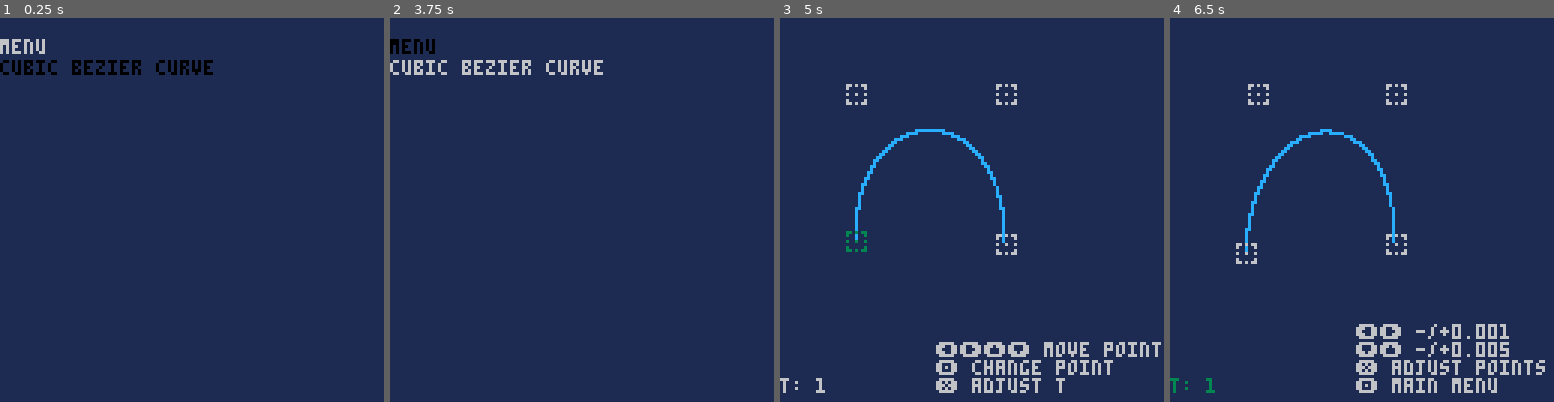
Above: before the commit, frames 1-4 (left to right).
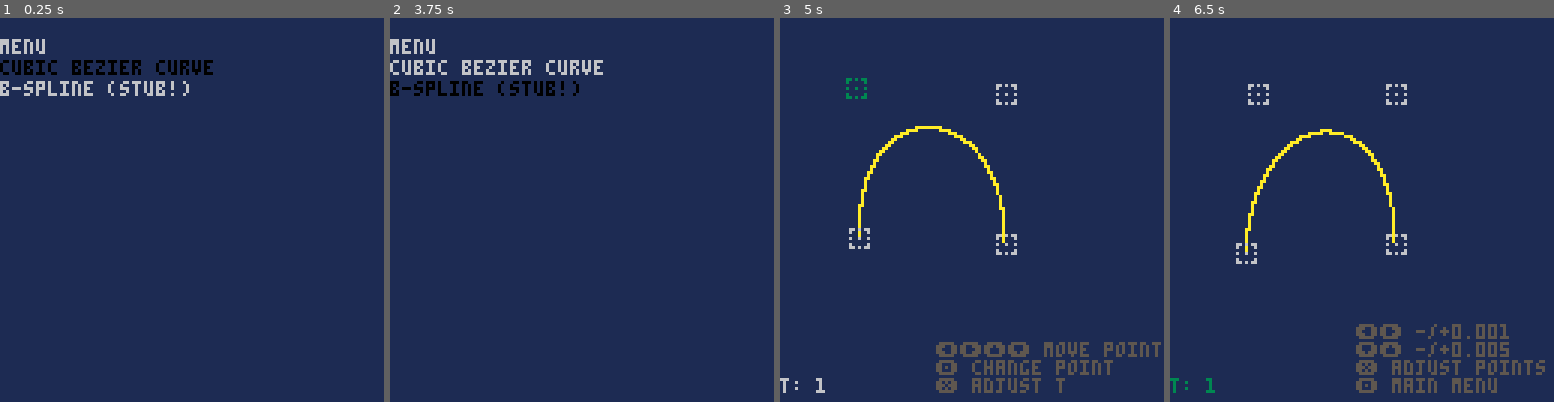
Above: after the commit, the same moments.

Repository: ajbowen249/pico-8-bezier
Game: PICO-8 cartridge bezier.p8
Two runs of this game, one before a commit and one after it. Both use one fixed random seed, a clock stepped at 60 frames per second and the inputs below.
Inputs:
- Up to frame 1 (0.25 s): no input
- Up to frame 2 (3.75 s): tap X (X key) at 0.33, 1.07, 1.85, 2.97 s; tap O (Z key) at 0.7, 1.7, 2.1, 2.5, 2.9, 3.3, 3.7 s; hold Right 1.6-2.1 s; hold Up 2.15-2.42 s; hold Right 2.47-3.03 s; hold Left 3.08-3.58 s; hold Down from 3.63 s (still down)
- Up to frame 3 (5 s): release Down at 3.97 s; hold Right 4.02-4.68 s; tap X (X key) at 4.08 s; tap O (Z key) at 4.1, 4.5, 4.9 s; hold Up from 4.73 s (still down)
- Up to frame 4 (6.5 s): release Up at 5.03 s; hold Left 5.08-5.68 s; tap X (X key) at 5.2, 6.32 s; tap O (Z key) at 5.3, 5.7, 6.1 s; hold Down 5.73-6.03 s; hold Right from 6.08 s (still down)

The runs differ from the first frame. In frame 1, 0.7% of the frame differs, in the area x 0-50%, y 16-21%; in frame 2, 1.0%; in frame 3, 3.8%, in the area x 17-100%, y 15-98%; in frame 4, 3.6%.

Commit message:
init b-spline demo from copy of bezier curve demo

Diff:
--- a/bezier.p8
+++ b/bezier.p8
@@ -117,12 +117,12 @@
   }
 end
 
-function draw_t_panel(t_val, active)
+function cbds_draw_t_panel(t_val, active)
   local col = active and 3 or 6
   print("t: " .. t_val, 0, 120, col)
 end
 
-function draw_help(cur_mode)
+function cbds_draw_help(cur_mode)
   if cur_mode == 0 then
     print("⬅️➡️⬆️⬇️ move point", 52, 108, 6)
     print("🅾️ change point", 52, 114, 6)
@@ -139,9 +139,9 @@
   rectfill(0, 0, 127, 127, 1)
   local curve = calc_cub_bezier(cbds.bez, cbds.set_increment_value, cbds.set_t_value)
 
-  draw_t_panel(cbds.set_t_value, cbds.mode == 1)
-
-  draw_help(cbds.mode)
+  cbds_draw_t_panel(cbds.set_t_value, cbds.mode == 1)
+
+  cbds_draw_help(cbds.mode)
 
   draw_points(curve.points, 12)
   draw_control_points(cbds.bez, cbds.mode == 0 and cbds.selected_control_point or 5)
@@ -213,6 +213,121 @@
 end
 
 -->8
+-- b-spline demo
+bsds = {} -- b-spline demo state
+
+function init_b_spline_demo()
+  bsds = {
+    bez = cub_bezier(
+      point(25, 75),
+      point(25, 25),
+      point(75, 25),
+      point(75, 75)
+    ),
+    set_increment_value = 0.001,
+    selected_control_point = 0,
+    t_adjust_incr = 0.01,
+    set_t_value = 1,
+    mode = 0,
+  }
+end
+
+function bsds_draw_t_panel(t_val, active)
+  local col = active and 3 or 6
+  print("t: " .. t_val, 0, 120, col)
+end
+
+function bsds_draw_help(cur_mode)
+  if cur_mode == 0 then
+    print("⬅️➡️⬆️⬇️ move point", 52, 108, 5)
+    print("🅾️ change point", 52, 114, 5)
+    print("❎ adjust t", 52, 120, 5)
+  elseif cur_mode == 1 then
+    print("⬅️➡️ -/+" .. bsds.set_increment_value, 62, 102, 5)
+    print("⬇️⬆️ -/+" .. bsds.set_increment_value * 5, 62, 108, 5)
+    print("❎ adjust points", 62, 114, 5)
+    print("🅾️ main menu", 62, 120, 5)
+  end
+end
+
+function draw_b_spline_demo()
+  rectfill(0, 0, 127, 127, 1)
+  local curve = calc_cub_bezier(bsds.bez, bsds.set_increment_value, bsds.set_t_value)
+
+  bsds_draw_t_panel(bsds.set_t_value, bsds.mode == 1)
+
+  bsds_draw_help(bsds.mode)
+
+  draw_points(curve.points, 10)
+  draw_control_points(bsds.bez, bsds.mode == 0 and bsds.selected_control_point or 5)
+end
+
+function update_b_spline_demo()
+  if btnp(5) then
+    bsds.mode = (bsds.mode + 1) % 2
+  end
+
+  if bsds.mode == 0 then
+      if btnp(4) then
+        bsds.selected_control_point = (bsds.selected_control_point + 1) % 4
+      end
+
+      local mincr = 0.5
+
+      local points = {
+        bsds.bez.p0,
+        bsds.bez.p1,
+        bsds.bez.p2,
+        bsds.bez.p3,
+      }
+
+      local point = points[bsds.selected_control_point + 1]
+
+      if btn(0) then
+        point.x -= mincr
+      end
+
+      if btn(1) then
+        point.x += mincr
+      end
+
+      if btn(2) then
+        point.y -= mincr
+      end
+
+      if btn(3) then
+        point.y += mincr
+      end
+    elseif bsds.mode == 1 then
+        if btn(0) then
+          bsds.set_t_value -= bsds.t_adjust_incr
+        end
+
+        if btn(1) then
+          bsds.set_t_value += bsds.t_adjust_incr
+        end
+
+        if btn(3) then
+          bsds.set_t_value -= bsds.t_adjust_incr * 5
+        end
+
+        if btn(2) then
+          bsds.set_t_value += bsds.t_adjust_incr * 5
+        end
+
+        if btn(4) then
+          selected_program = 1
+        end
+
+        if bsds.set_t_value < 0 then
+          bsds.set_t_value = 0
+        elseif bsds.set_t_value > 1 then
+          bsds.set_t_value = 1
+        end
+  end
+end
+
+-->8
 -- main menu
 
 mms = {} -- main menu state
@@ -224,6 +339,7 @@
     options = {
       "menu",
       "cubic bezier curve",
+      "b-spline (stub!)",
     },
   }
 end
@@ -264,16 +380,19 @@
 init_funcs = {
   init_main_menu,
   init_cubic_bezier_demo,
+  init_b_spline_demo,
 }
 
 draw_funcs = {
   draw_main_menu,
   draw_cubic_bezier_demo,
+  draw_b_spline_demo,
 }
 
 update_funcs = {
   update_main_menu,
   update_cubic_bezier_demo,
+  update_b_spline_demo,
 }
 
 function _draw()
